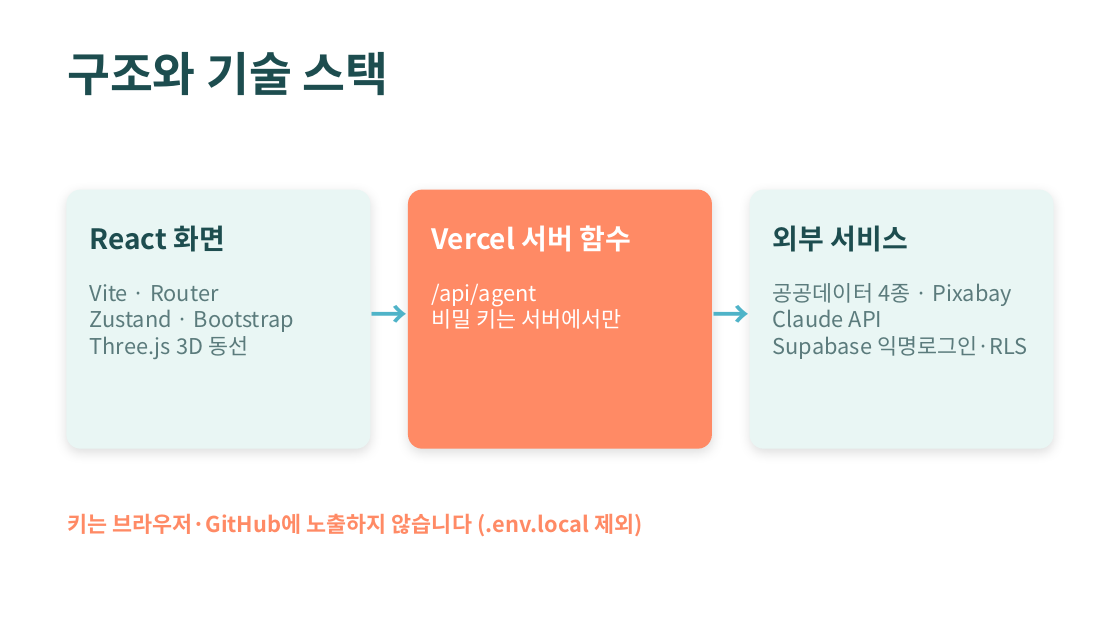
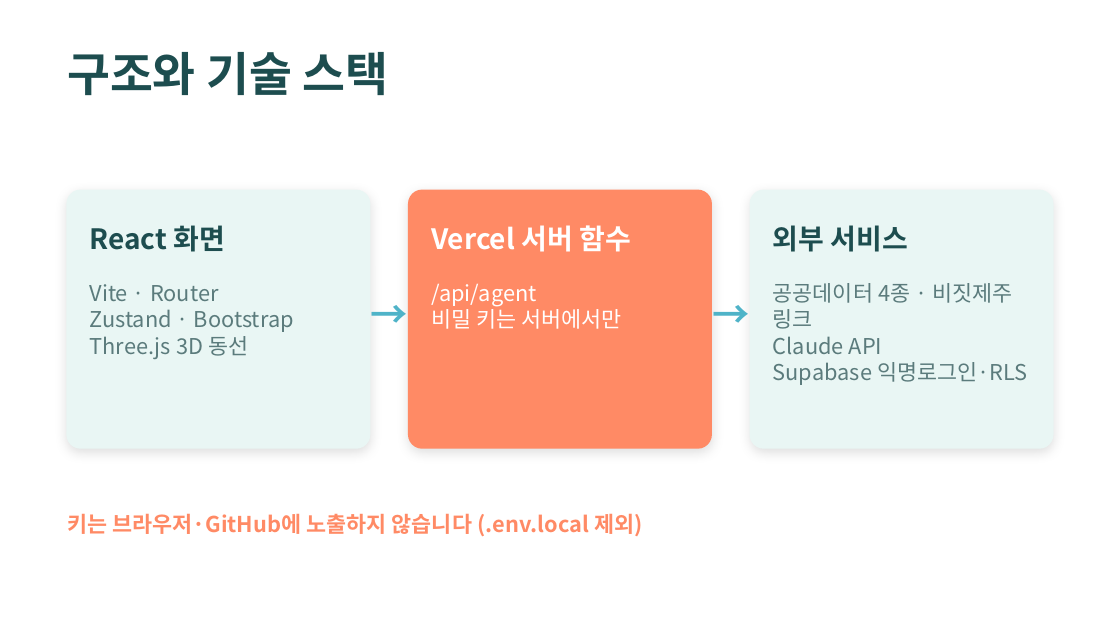
Before and after one commit to jeongeunlee0/jeju-wellness-concierge, a slide deck: slide 7 of docs/JEJU_WELLNESS_CONCIERGE.pptx. Drawn at 1120x630 pixels with LibreOffice and Linux fonts; fonts in the diff are those of the drawing. Boxes give left, top, right and bottom in pixels: in the first picture for what was removed or moved away, otherwise in the second. Text is boxed around its words. In the diff, an @@ line names an element or a change of style, - is before the commit and + after.

```diff
--- a/docs/JEJU_WELLNESS_CONCIERGE.pptx
+++ b/docs/JEJU_WELLNESS_CONCIERGE.pptx
@@ text at <box>773,283,1012,329</box>: text changed @@
-공공데이터 4종 · Pixabay
+공공데이터 4종 · 비짓제주 링크
```
Also in this commit, not shown: 1 other slide changed, 1 slide added, 1 slide removed, 46 other files.
